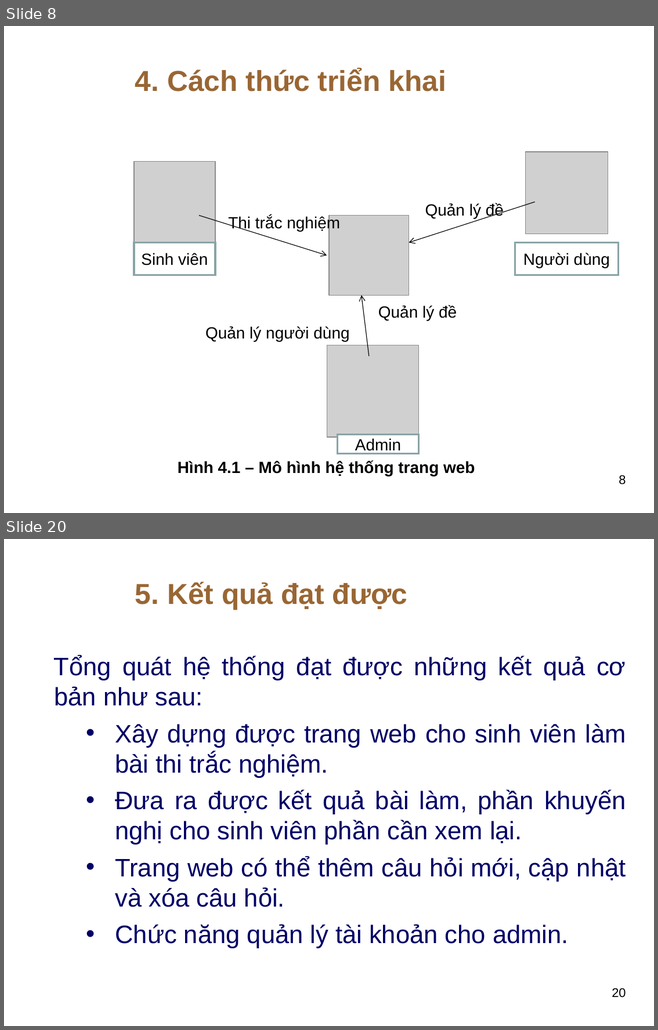
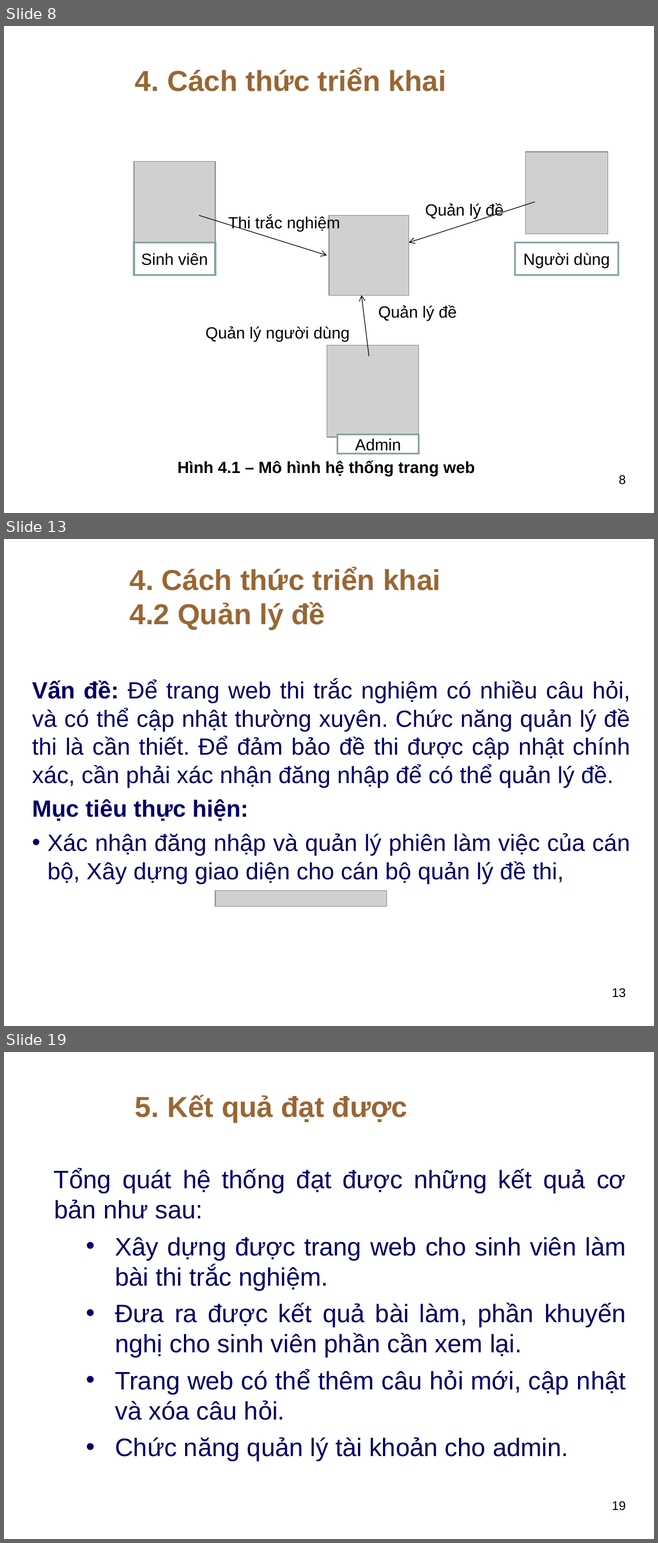
Before and after one commit to thuhuynh4393/testfrontend, a slide deck: Thu HUynh - SLide bao cao.ppt. Shown one above the other, each under a label of ours: slides 8 and 20 before the commit, slides 8, 13 and 19 after it; the slides between them are not shown. The pictures are 658x1030 and 658x1543 pixels, drawn with LibreOffice and Linux fonts; fonts in the diff are those of the drawing; grey boxes stand for pictures; background and template pictures are left out. Boxes give left, top, right and bottom in pixels: in the first picture for what was removed or moved away, otherwise in the second. Text is boxed around its words. In the diff, an @@ line names an element or a change of style, - is before the commit and + after.

```diff
--- a/Thu HUynh - SLide bao cao.ppt
+++ b/Thu HUynh - SLide bao cao.ppt
@@ slide 13 added at (4, 539, 654, 1026), background picture (left out) @@
@@ text added at (129, 567, 441, 631), 32 pt, text #996633, bold @@
+4. Cách thức triển khai
+4.2 Quản lý đề
@@ text added at (32, 680, 630, 884), 26 pt, text #000066 @@
+Vấn đề: Để trang web thi trắc nghiệm có nhiều câu hỏi, và có thể cập nhật thường xuyên. Chức năng quản lý đề thi là cần thiết. Để đảm bảo đề thi được cập nhật chính xác, cần phải xác nhận đăng nhập để có thể quản lý đề.
+Mục tiêu thực hiện:
+• Xác nhận đăng nhập và quản lý phiên làm việc của cán bộ, Xây dựng giao diện cho cán bộ quản lý đề thi,
@@ picture added at (215, 891, 387, 907) @@
@@ page number added at (611, 988, 625, 998), 14 pt, text #000000 @@
+13
@@ what was slide 20 is now slide 19 @@
@@ page number at (611, 1501, 625, 1511): text changed @@
-20
+19
```
Also in this commit, not shown: 4 slides changed, 9 other slides added, 11 slides removed, 1 other file.
